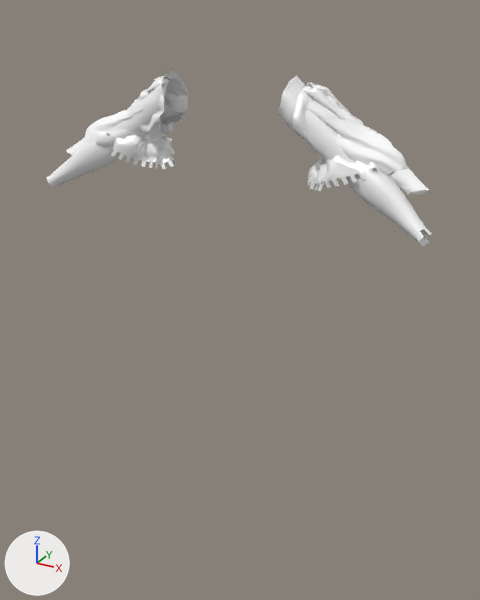
Two versions of the glTF model frontend/public/assets/arm.glb, one commit apart.
The view is the same before and after, from a camera (50 mm lens) standing at (0.774, -1.3, 1.408) and looking at (0.029, 0.056, 0.73). Arrows for +X, +Y and +Z are at lower left; the lights stay in place. Where no turn or scale is listed for an object, it has been applied to the vertices.

The first picture shows 'arm_1', 'arm_2', 'arm_3'.
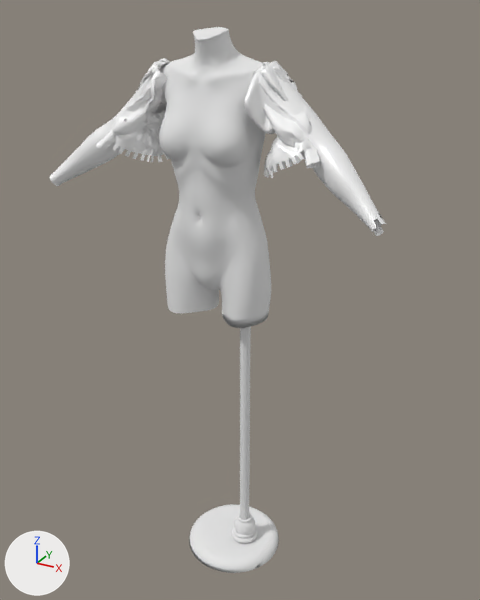
What differs and where, as boxes (x1, y1, x2, y2) in the pictures (480 x 600 px):
'mnk', added
    after: (159, 27, 279, 573)
    faces in mat_material_006 (white #e7e7e7): (159, 27, 271, 328)
    faces in mat_material_001 (white #e7e7e7): (189, 326, 279, 573)
'arm_1', moved, rescaled (13% narrower)
    before: (47, 69, 432, 246)
    after: (50, 60, 386, 236)
'arm_3', moved, rescaled (27% narrower)
    before: (111, 75, 381, 191)
    after: (112, 58, 310, 178)
'arm_2', moved, rescaled (38% narrower)
    before: (66, 89, 429, 195)
    after: (96, 61, 320, 168)

Edits to the bpy script that builds the scene:
```text
Add mat_material_001:
    mat_material_001 = principled_material('Material.001')
    mat_material_001.base_color = (0.8, 0.8, 0.8)  # white #e7e7e7
    mat_material_001.roughness = 1.0
Add mat_material_006:
    mat_material_006 = principled_material('Material.006')
    mat_material_006.base_color = (0.8, 0.8, 0.8)  # white #e7e7e7
    mat_material_006.roughness = 1.0
Add me_body_dress_020:
    me_body_dress_020.from_pydata(...)  # 7755 vertices, 15538 faces; spans x -0.168..0.169, y -0.13..0.13, z 0.0..1.37
    # faces by material slot: [10618, 4920]
    me_body_dress_020.materials.append(mat_material_006)  # white #e7e7e7
    me_body_dress_020.materials.append(mat_material_001)  # white #e7e7e7
Change ob_arm_1:
    ob_arm_1.location: (0.0, 0.0, 0.0) -> (-0.004, -0.055, 0.02)
    ob_arm_1.scale: (1.0, 1.0, 1.0) -> (0.85, 1.01, 1.09)
Change ob_arm_2:
    ob_arm_2.location: (-0.032, 0.04, 0.554) -> (-0.028, -0.007, 0.541)
    ob_arm_2.scale: (0.0009, 0.000504, 0.000504) -> (0.000532, 0.000563, 0.000908)
Change ob_arm_3:
    ob_arm_3.location: (0.019, 0.004, 0.231) -> (-0.004, -0.07, 0.227)
    ob_arm_3.scale: (0.00105, 0.0007, 0.00084) -> (0.000738, 0.000731, 0.00113)
Add ob_mnk:
    ob_mnk = bpy.data.objects.new('mnk', me_body_dress_020)
    ob_mnk.location = (0.0, 0.0, 0.0)
```
